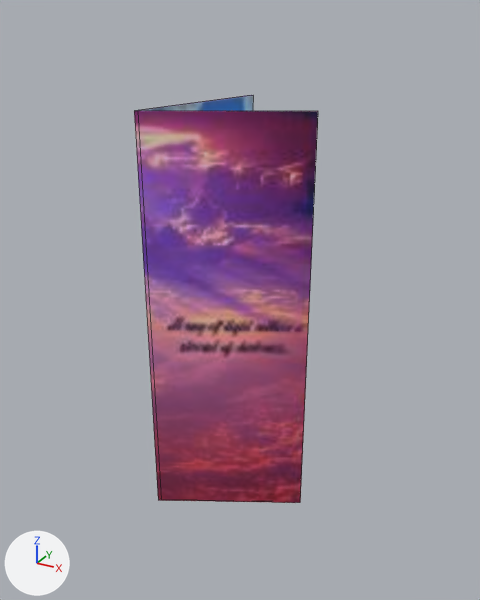
An edit to the FBX model cookies/Assets/Models/Items/cult_pamphlet.FBX, drawn before and after from the same camera.
Before and after are seen from a 50 mm camera at (0.186, -0.33, 0.185) aimed at (-0.006, 0.02, 0.01). Arrows for +X, +Y and +Z are at lower left; the lights stay in place. Mesh edges are drawn as thin lines.

Names of what the first picture shows: 'cult_pamphlet'.
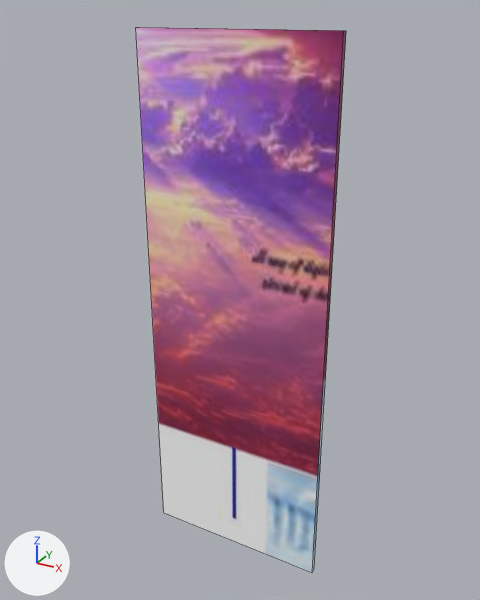
What differs and where, as boxes [x1, y1, x2, y2] in the pictures (480 x 600 px):
'cult_pamphlet', reshaped, moved, turned, rescaled: before [134, 95, 318, 503]; after [136, 27, 346, 572]

The change, as a list of edits to the scene's bpy script:
```text
Change me_mesh:
    used by ob_cult_pamphlet; location = (0.0, 0.0, 0.0); rotation_euler = (1.571, 0.0, -1.134), in degrees (90, 0, -65); scale = (0.00177, 0.00177, 0.00177)
    remove me_mesh.from_pydata(...)  # 12 vertices, 10 faces; spans x -38.0..4.0, y -76.0..76.0, z -27.0..30.0
    add me_mesh.from_pydata(...)  # 8 vertices, 6 faces; spans x -11.0..11.0, y -31.0..31.0, z -1.0..1.0
    me_mesh part 1: the whole mesh is rebuilt
Change ob_cult_pamphlet:
    ob_cult_pamphlet.location: (0.0, 0.0, 0.0) -> (0.0, 0.0017, 0.0)
    ob_cult_pamphlet.rotation_euler: (1.571, 0.0, -1.134) -> (1.571, 0.0, 0.0)  # degrees (90, 0, -65) -> degrees (90, 0, 0)
    ob_cult_pamphlet.scale: (0.00177, 0.00177, 0.00177) -> (0.00567, 0.00567, 0.00252)
```
